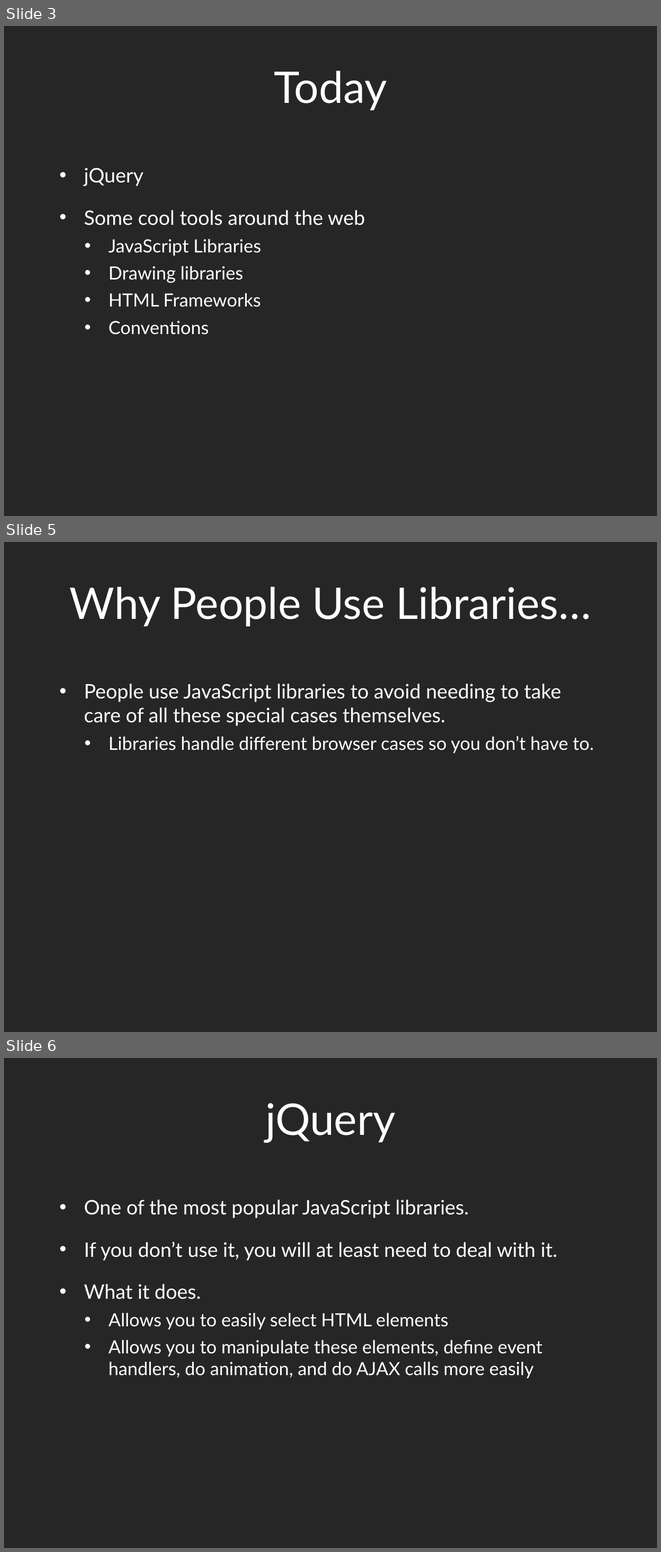
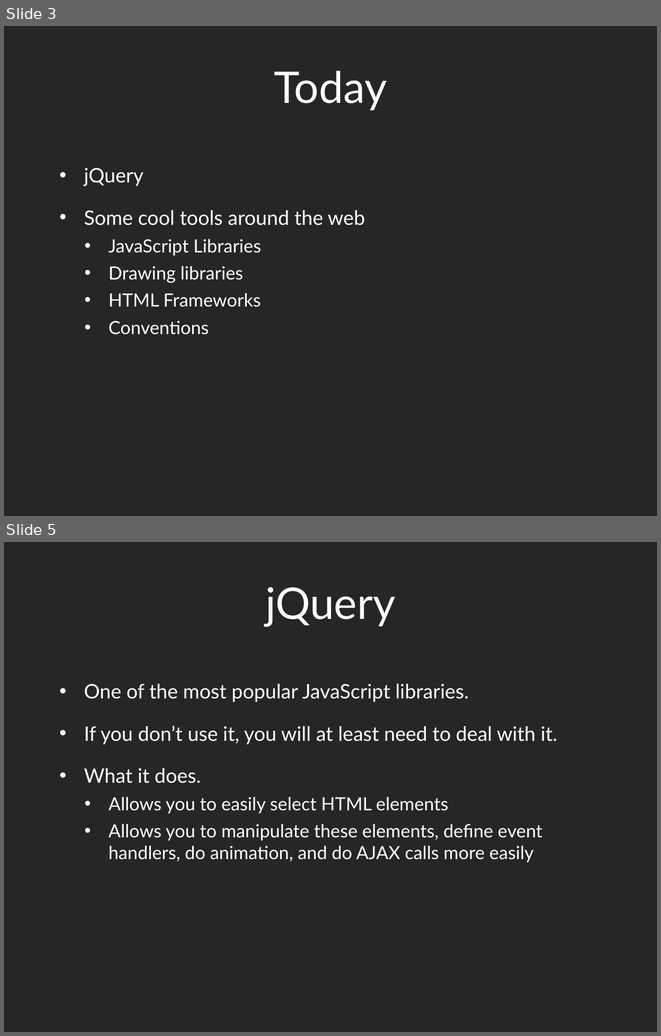
Before and after one commit to dantasse/ssuiweb2014, a slide deck: week10/week10.pptx. Shown one above the other, each under a label of ours: slides 3, 5 and 6 before the commit, slides 3 and 5 after it; the slides between them are not shown. The pictures are 661x1552 and 661x1036 pixels, drawn with LibreOffice and Linux fonts; fonts in the diff are those of the drawing. Boxes give left, top, right and bottom in pixels: in the first picture for what was removed or moved away, otherwise in the second. Text is boxed around its words. In the diff, an @@ line names an element or a change of style, - is before the commit and + after.

```diff
--- a/week10/week10.pptx
+++ b/week10/week10.pptx
@@ slide 5 removed at [4,542,657,1032], background #262626 @@
@@ title removed at [70,587,591,626] @@
-Why People Use Libraries…
@@ text removed at [84,684,594,753] @@
-• People use JavaScript libraries to avoid needing to take care of all these special cases themselves.
-  • Libraries handle different browser cases so you don’t have to.
@@ what was slide 6 is now slide 5 @@
```
Also in this commit, not shown: 7 slides changed, 4 slides added, 2 other files.
